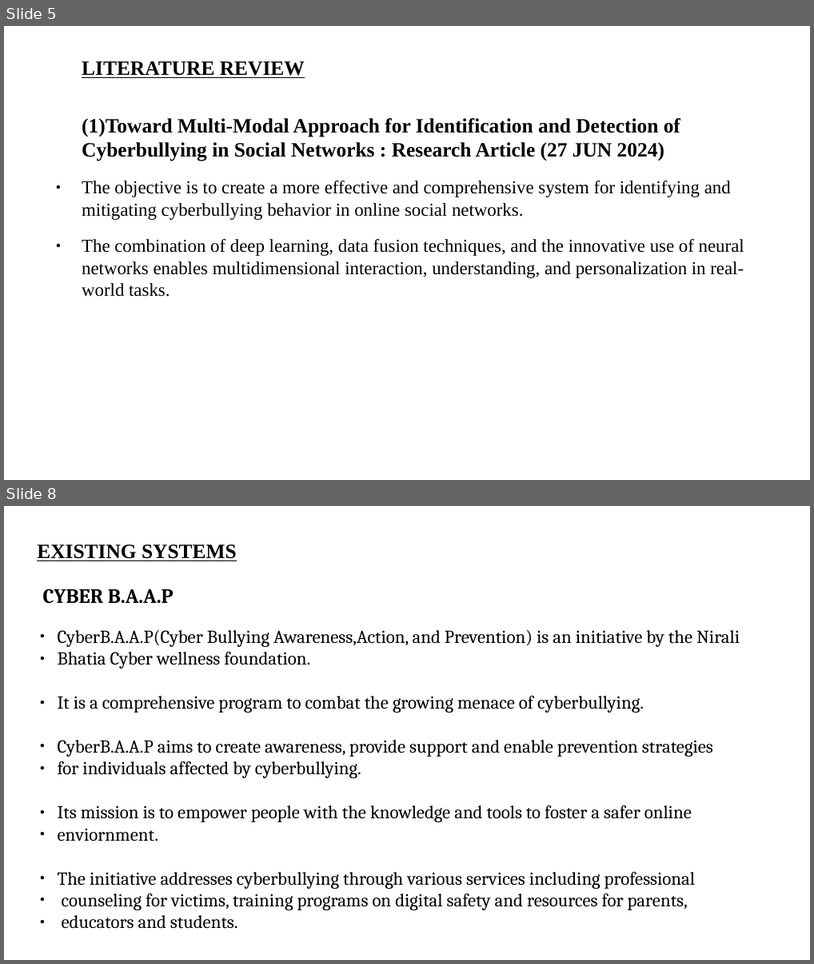
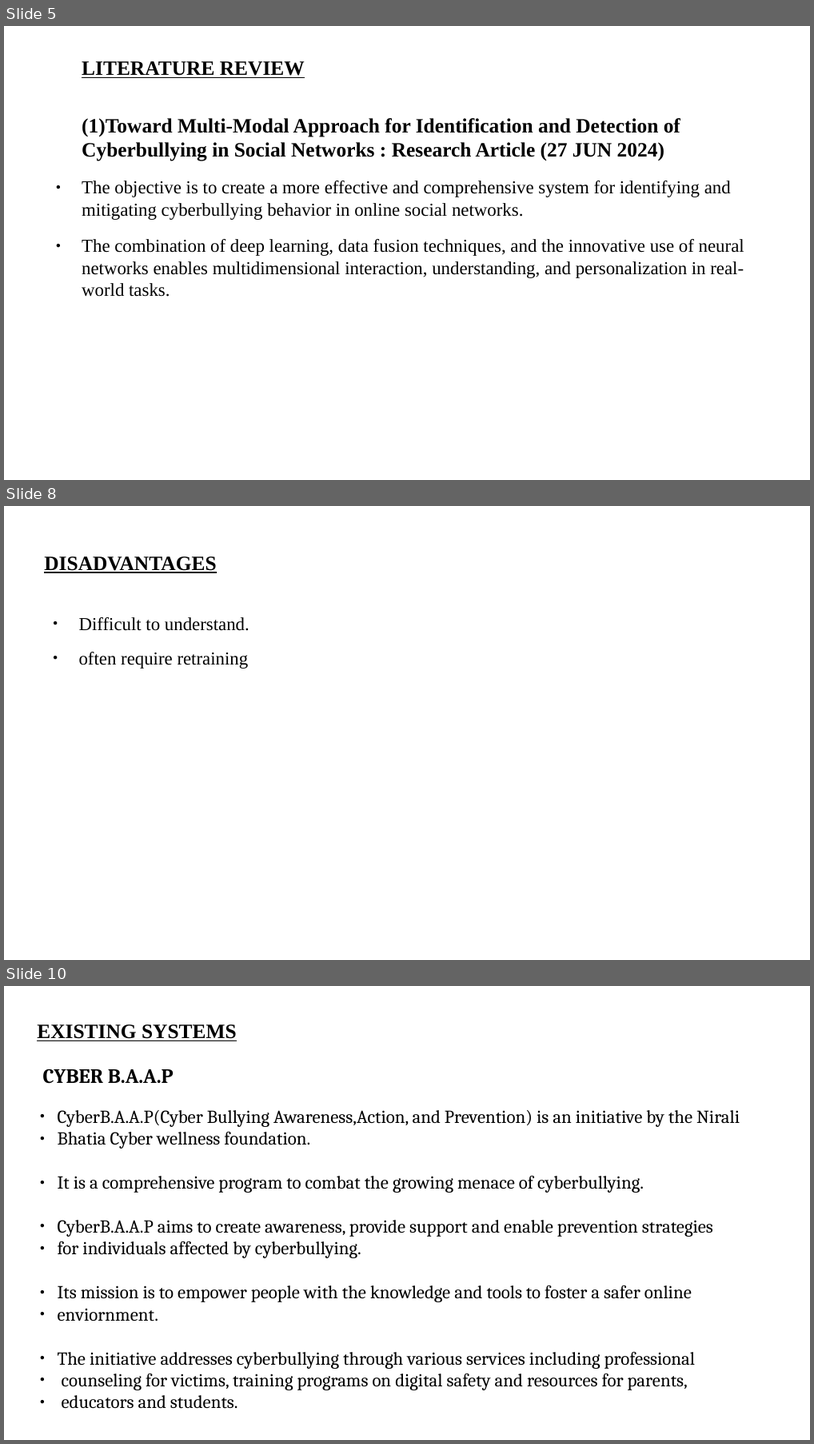
Before and after one commit to ihsanul1234/mini_project_ppt, a slide deck: 14.odp. Shown one above the other, each under a label of ours: slides 5 and 8 before the commit, slides 5, 8 and 10 after it; the slides between them are not shown. The pictures are 814x964 and 814x1444 pixels, drawn with LibreOffice and Linux fonts; fonts in the diff are those of the drawing. Boxes give left, top, right and bottom in pixels: in the first picture for what was removed or moved away, otherwise in the second. Text is boxed around its words. In the diff, an @@ line names an element or a change of style, - is before the commit and + after.

```diff
--- a/14.odp
+++ b/14.odp
@@ slide 8 added at (4,506,810,960), background #FFFFFF @@
@@ title added at (44,556,216,573), 20 pt, text #000000, bold, underline @@
+DISADVANTAGES
@@ text added at (79,617,250,668), 18 pt, text #000000 @@
+● Difficult to understand.
+● often require retraining
@@ what was slide 8 is now slide 10 @@
```
Also in this commit, not shown: 1 slide changed, 2 other slides added, 1 slide removed.
